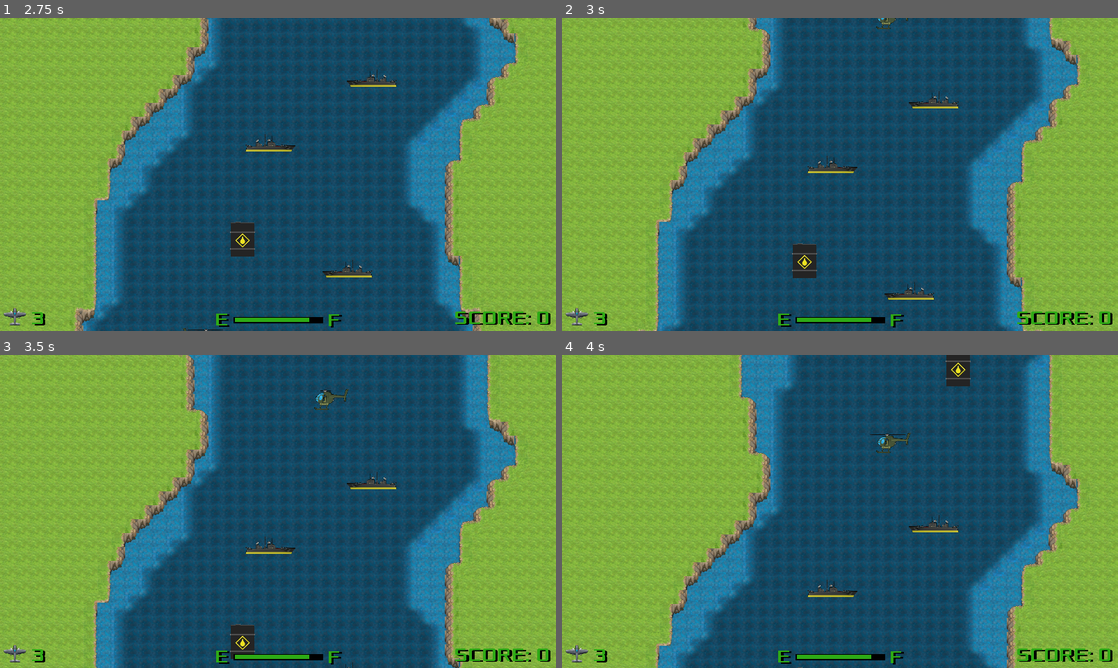
Above: before the commit, frames 1-4 (two rows, left to right).
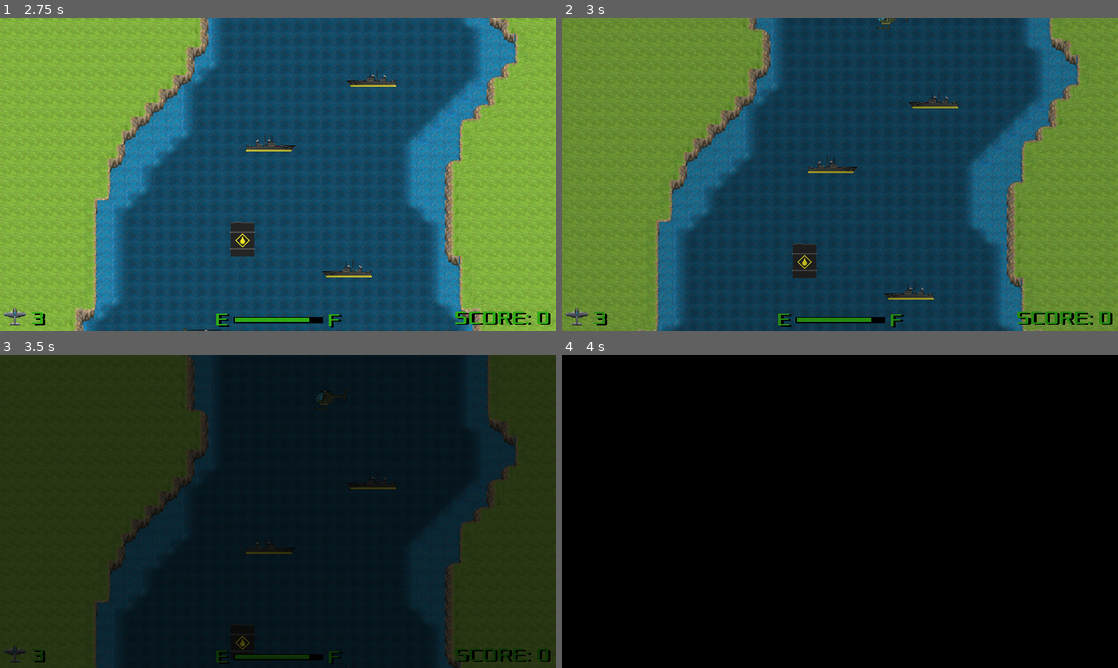
Above: after the commit, the same moments.

Repository: PawelKrywulko/TGW_G-8_Z1
Game: Godot game, scene res://scenes/GameManager.tscn
Two runs of this game, one before a commit and one after it. Both use one fixed random seed, a clock stepped at 60 frames per second and the inputs below.
Inputs (mouse positions are in pixels of both pictures, inside the frame that each line leads up to):
- Up to frame 1 (2.75 s): tap Enter at 0.5 s; move the mouse to (400, 158) at 0.52 s; hold Right (ui_right) 0.53-1.28 s; hold Space (interact) 0.53-1.28 s; move the mouse to (166, 190) at 1.27 s; hold Down (ui_down) 1.28-2.03 s; tap Space (interact) at 1.35 s; move the mouse to (333, 105) at 2.02 s; hold Right (ui_right) from 2.03 s (still down); hold Space (interact) from 2.03 s (still down)
- Up to frame 2 (3 s): move the mouse to (812, 237) at 2.77 s; release Right (ui_right) at 2.78 s; release Space (interact) at 2.78 s; hold Up (ui_up) from 2.78 s (still down); tap Space (interact) at 2.85 s
- Up to frame 3 (3.5 s): keep holding Up (ui_up)
- Up to frame 4 (4 s): move the mouse to (1006, 558) at 3.52 s; release Up (ui_up) at 3.53 s; hold Left (ui_left) from 3.53 s (still down); hold Space (interact) from 3.53 s (still down)

Frame 1 is identical in both runs. In frame 2, 50% of the frame differs, in the area x 0-100%, y 0-100%; in frame 3, 100%; in frame 4, 100%.
Error in both runs: Trying to assign value of type 'ProgressBar' to a variable of type 'Label'. (res://scripts/HUD.gd:6)

Commit message:
Fix pause mode

Diff:
--- a/River Raid/scenes/GameManager.tscn
+++ b/River Raid/scenes/GameManager.tscn
@@ -1,80 +1,21 @@
-[gd_scene load_steps=22 format=2]
+[gd_scene load_steps=17 format=2]
 
 [ext_resource path="res://scripts/GameManager.gd" type="Script" id=1]
 [ext_resource path="res://scenes/HUD.tscn" type="PackedScene" id=2]
-[ext_resource path="res://graphics/quad.png" type="Texture" id=3]
-[ext_resource path="res://scenes/maps/Level0.tscn" type="PackedScene" id=4]
-[ext_resource path="res://scenes/maps/Level1.tscn" type="PackedScene" id=5]
-[ext_resource path="res://scenes/Enemy/Chopper.tscn" type="PackedScene" id=6]
-[ext_resource path="res://scenes/FuelTank.tscn" type="PackedScene" id=7]
-[ext_resource path="res://scenes/Enemy/Ship.tscn" type="PackedScene" id=8]
-[ext_resource path="res://scenes/maps/Level2.tscn" type="PackedScene" id=9]
-[ext_resource path="res://scenes/Enemy/Bridge.tscn" type="PackedScene" id=10]
-[ext_resource path="res://scenes/maps/Level3.tscn" type="PackedScene" id=11]
-[ext_resource path="res://scenes/Enemy/Baloon.tscn" type="PackedScene" id=12]
-[ext_resource path="res://scenes/maps/Level4.tscn" type="PackedScene" id=13]
-[ext_resource path="res://scenes/Enemy/Tank.tscn" type="PackedScene" id=14]
-[ext_resource path="res://scenes/maps/Level5.tscn" type="PackedScene" id=15]
-[ext_resource path="res://scenes/Enemy/Jet.tscn" type="PackedScene" id=16]
-[ext_resource path="res://scenes/Player.tscn" type="PackedScene" id=17]
-
-[sub_resource type="Animation" id=1]
-resource_name = "BlackScreen"
-length = 0.5
-tracks/0/type = "value"
-tracks/0/path = NodePath("Sprite:modulate")
-tracks/0/interp = 1
-tracks/0/loop_wrap = true
-tracks/0/imported = false
-tracks/0/enabled = true
-tracks/0/keys = {
-"times": PoolRealArray( 0, 0.5 ),
-"transitions": PoolRealArray( 1, 1 ),
-"update": 0,
-"values": [ Color( 0, 0, 0, 1 ), Color( 0, 0, 0, 1 ) ]
-}
-
-[sub_resource type="Animation" id=2]
-tracks/0/type = "value"
-tracks/0/path = NodePath("Sprite:modulate")
-tracks/0/interp = 1
-tracks/0/loop_wrap = true
-tracks/0/imported = false
-tracks/0/enabled = true
-tracks/0/keys = {
-"times": PoolRealArray( 0, 1 ),
-"transitions": PoolRealArray( 1, 1 ),
-"update": 0,
-"values": [ Color( 0, 0, 0, 1 ), Color( 0, 0, 0, 0 ) ]
-}
-
-[sub_resource type="Animation" id=3]
-tracks/0/type = "value"
-tracks/0/path = NodePath("Sprite:modulate")
-tracks/0/interp = 1
-tracks/0/loop_wrap = true
-tracks/0/imported = false
-tracks/0/enabled = true
-tracks/0/keys = {
-"times": PoolRealArray( 0, 1 ),
-"transitions": PoolRealArray( 1, 1 ),
-"update": 0,
-"values": [ Color( 0, 0, 0, 0 ), Color( 0, 0, 0, 1 ) ]
-}
-
-[sub_resource type="Animation" id=4]
-tracks/0/type = "value"
-tracks/0/path = NodePath("Sprite:modulate")
-tracks/0/interp = 1
-tracks/0/loop_wrap = true
-tracks/0/imported = false
-tracks/0/enabled = true
-tracks/0/keys = {
-"times": PoolRealArray( 0 ),
-"transitions": PoolRealArray( 1 ),
-"update": 0,
-"values": [ Color( 0, 0, 0, 0 ) ]
-}
+[ext_resource path="res://scenes/maps/Level0.tscn" type="PackedScene" id=3]
+[ext_resource path="res://scenes/maps/Level1.tscn" type="PackedScene" id=4]
+[ext_resource path="res://scenes/Enemy/Chopper.tscn" type="PackedScene" id=5]
+[ext_resource path="res://scenes/FuelTank.tscn" type="PackedScene" id=6]
+[ext_resource path="res://scenes/Enemy/Ship.tscn" type="PackedScene" id=7]
+[ext_resource path="res://scenes/maps/Level2.tscn" type="PackedScene" id=8]
+[ext_resource path="res://scenes/Enemy/Bridge.tscn" type="PackedScene" id=9]
+[ext_resource path="res://scenes/maps/Level3.tscn" type="PackedScene" id=10]
+[ext_resource path="res://scenes/Enemy/Baloon.tscn" type="PackedScene" id=11]
+[ext_resource path="res://scenes/maps/Level4.tscn" type="PackedScene" id=12]
+[ext_resource path="res://scenes/Enemy/Tank.tscn" type="PackedScene" id=13]
+[ext_resource path="res://scenes/maps/Level5.tscn" type="PackedScene" id=14]
+[ext_resource path="res://scenes/Enemy/Jet.tscn" type="PackedScene" id=15]
+[ext_resource path="res://scenes/Player.tscn" type="PackedScene" id=16]
 
 [node name="GameManager" type="Node2D"]
 position = Vector2( -1, 0 )
@@ -90,36 +31,22 @@
 
 [node name="HUD" parent="." instance=ExtResource( 2 )]
 
-[node name="Fader" type="Node" parent="HUD"]
-
-[node name="Sprite" type="Sprite" parent="HUD/Fader"]
-modulate = Color( 0, 0, 0, 0 )
-position = Vector2( 962.051, 537.35 )
-scale = Vector2( 10, 6 )
-texture = ExtResource( 3 )
-
-[node name="AnimationPlayer" type="AnimationPlayer" parent="HUD/Fader"]
-anims/BlackScreen = SubResource( 1 )
-anims/FadeIn = SubResource( 2 )
-anims/FadeOut = SubResource( 3 )
-anims/Idle = SubResource( 4 )
-
 [node name="Levels" type="Node" parent="."]
 
-[node name="Level0" parent="Levels" instance=ExtResource( 4 )]
+[node name="Level0" parent="Levels" instance=ExtResource( 3 )]
 position = Vector2( 0, 810 )
 
-[node name="Level1" parent="Levels" instance=ExtResource( 5 )]
+[node name="Level1" parent="Levels" instance=ExtResource( 4 )]
 editor/display_folded = true
 position = Vector2( -1, -4949 )
 
-[node name="Chopper7" parent="Levels/Level1" instance=ExtResource( 6 )]
+[node name="Chopper7" parent="Levels/Level1" instance=ExtResource( 5 )]
 position = Vector2( 858.818, 339.532 )
 is_static = true
 distance_to_player = 500.0
 speed = 100
 
-[node name="Chopper6" parent="Levels/Level1" instance=ExtResource( 6 )]
+[node name="Chopper6" parent="Levels/Level1" instance=ExtResource( 5 )]
 position = Vector2( 1058.54, 183.957 )
 scale = Vector2( -1, 1 )
 is_static = true
@@ -370,86 +297,74 @@
 speed = 120
 exlosion_number = 10
 
-[node name="Ship2" parent="Levels/Level2" instance=ExtResource( 8 )]
+[node name="Ship2" parent="Levels/Level2" instance=ExtResource( 7 )]
 position = Vector2( 643.809, 4935.88 )
 is_static = true
 distance_to_player = 500.0
 speed = 120
 exlosion_number = 10
 
-[node name="Ship" parent="Levels/Level2" instance=ExtResource( 8 )]
+[node name="Ship" parent="Levels/Level2" instance=ExtResource( 7 )]
 position = Vector2( 798.364, 5313.98 )
 is_static = false
 distance_to_player = 250.0
 speed = 120
 exlosion_number = 10
 
-[node name="FuelTank7" parent="Levels/Level2" instance=ExtResource( 7 )]
+[node name="FuelTank7" parent="Levels/Level2" instance=ExtResource( 6 )]
 position = Vector2( 1612.26, 1288.76 )
 
-[node name="FuelTank6" parent="Levels/Level2" instance=ExtResource( 7 )]
+[node name="FuelTank6" parent="Levels/Level2" instance=ExtResource( 6 )]
 position = Vector2( 493.036, 908.095 )
 
-[node name="FuelTank5" parent="Levels/Level2" instance=ExtResource( 7 )]
+[node name="FuelTank5" parent="Levels/Level2" instance=ExtResource( 6 )]
 position = Vector2( 763.08, 2694.29 )
 
-[node name="FuelTank4" parent="Levels/Level2" instance=ExtResource( 7 )]
+[node name="FuelTank4" parent="Levels/Level2" instance=ExtResource( 6 )]
 position = Vector2( 1322.69, 2329.89 )
 
-[node name="FuelTank3" parent="Levels/Level2" instance=ExtResource( 7 )]
+[node name="FuelTank3" parent="Levels/Level2" instance=ExtResource( 6 )]
 position = Vector2( 660.538, 3930.96 )
 
-[node name="FuelTank2" parent="Levels/Level2" instance=ExtResource( 7 )]
+[node name="FuelTank2" parent="Levels/Level2" instance=ExtResource( 6 )]
 position = Vector2( 1323.36, 3557.24 )
 
-[node name="FuelTank" parent="Levels/Level2" instance=ExtResource( 7 )]
+[node name="FuelTank" parent="Levels/Level2" instance=ExtResource( 6 )]
 position = Vector2( 1425.35, 4522.2 )
 
-[node name="Level3" parent="Levels" instance=ExtResource( 11 )]
+[node name="Level3" parent="Levels" instance=ExtResource( 10 )]
 editor/display_folded = true
 position = Vector2( 0, -16469 )
 
-[node name="Baloon4" parent="Levels/Level3" instance=ExtResource( 12 )]
+[node name="Baloon4" parent="Levels/Level3" instance=ExtResource( 11 )]
 position = Vector2( 882.995, 1580.98 )
 scale = Vector2( -1, 1 )
-is_static = false
 distance_to_player = 800.0
 choose_direction = "left"
-speed = 100
-exlosion_number = 10
-
-[node name="Baloon3" parent="Levels/Level3" instance=ExtResource( 12 )]
+
+[node name="Baloon3" parent="Levels/Level3" instance=ExtResource( 11 )]
 position = Vector2( 1274.25, 2556.48 )
 scale = Vector2( -1, 1 )
-is_static = false
-distance_to_player = 1000.0
-choose_direction = "left"
-speed = 100
-exlosion_number = 10
-
-[node name="Baloon2" parent="Levels/Level3" instance=ExtResource( 12 )]
+distance_to_player = 1000.0
+choose_direction = "left"
+
+[node name="Baloon2" parent="Levels/Level3" instance=ExtResource( 11 )]
 position = Vector2( 751.366, 3381.15 )
-is_static = false
-distance_to_player = 700.0
-speed = 100
-exlosion_number = 10
-
-[node name="Baloon" parent="Levels/Level3" instance=ExtResource( 12 )]
+distance_to_player = 700.0
+
+[node name="Baloon" parent="Levels/Level3" instance=ExtResource( 11 )]
 position = Vector2( 988.99, 5319.89 )
 scale = Vector2( -1, 1 )
-is_static = false
-distance_to_player = 700.0
-choose_direction = "left"
-speed = 100
-exlosion_number = 10
-
-[node name="Chopper4" parent="Levels/Level3" instance=ExtResource( 6 )]
+distance_to_player = 700.0
+choose_direction = "left"
+
+[node name="Chopper4" parent="Levels/Level3" instance=ExtResource( 5 )]
 position = Vector2( 891.404, 193.417 )
 is_static = false
 distance_to_player = 700.0
 speed = 200
 
-[node name="Chopper3" parent="Levels/Level3" instance=ExtResource( 6 )]
+[node name="Chopper3" parent="Levels/Level3" instance=ExtResource( 5 )]
 position = Vector2( 819.924, 874.584 )
 scale = Vector2( -1, 1 )
 is_static = false
@@ -517,70 +432,64 @@
 speed = 120
 exlosion_number = 10
 
-[node name="FuelTank6" parent="Levels/Level3" instance=ExtResource( 7 )]
+[node name="FuelTank6" parent="Levels/Level3" instance=ExtResource( 6 )]
 position = Vector2( 717.302, 675.232 )
 
-[node name="FuelTank5" parent="Levels/Level3" instance=ExtResource( 7 )]
+[node name="FuelTank5" parent="Levels/Level3" instance=ExtResource( 6 )]
 position = Vector2( 1008.9, 1214.49 )
 
-[node name="FuelTank4" parent="Levels/Level3" instance=ExtResource( 7 )]
+[node name="FuelTank4" parent="Levels/Level3" instance=ExtResource( 6 )]
 position = Vector2( 1228.71, 3738.88 )
 
-[node name="FuelTank3" parent="Levels/Level3" instance=ExtResource( 7 )]
+[node name="FuelTank3" parent="Levels/Level3" instance=ExtResource( 6 )]
 position = Vector2( 1339.41, 2405.48 )
 
-[node name="FuelTank2" parent="Levels/Level3" instance=ExtResource( 7 )]
+[node name="FuelTank2" parent="Levels/Level3" instance=ExtResource( 6 )]
 position = Vector2( 583.108, 4113.87 )
 
-[node name="FuelTank" parent="Levels/Level3" instance=ExtResource( 7 )]
+[node name="FuelTank" parent="Levels/Level3" instance=ExtResource( 6 )]
 position = Vector2( 1195.28, 5047.21 )
 
-[node name="Bridge" parent="Levels/Level3" instance=ExtResource( 10 )]
+[node name="Bridge" parent="Levels/Level3" instance=ExtResource( 9 )]
 position = Vector2( 946.684, 5761.81 )
 
-[node name="Level4" parent="Levels" instance=ExtResource( 13 )]
+[node name="Level4" parent="Levels" instance=ExtResource( 12 )]
 editor/display_folded = true
 position = Vector2( 0, -22229 )
 
-[node name="Baloon2" parent="Levels/Level4" instance=ExtResource( 12 )]
+[node name="Baloon2" parent="Levels/Level4" instance=ExtResource( 11 )]
 position = Vector2( 195.73, 2456.62 )
 scale = Vector2( -1, 1 )
 is_static = true
-distance_to_player = 500.0
-choose_direction = "left"
-speed = 100
-exlosion_number = 10
-
-[node name="Baloon" parent="Levels/Level4" instance=ExtResource( 12 )]
+choose_direction = "left"
+
+[node name="Baloon" parent="Levels/Level4" instance=ExtResource( 11 )]
 position = Vector2( 912.018, 5532.95 )
-is_static = false
-distance_to_player = 700.0
-speed = 100
-exlosion_number = 10
-
-[node name="FuelTank5" parent="Levels/Level4" instance=ExtResource( 7 )]
+distance_to_player = 700.0
+
+[node name="FuelTank5" parent="Levels/Level4" instance=ExtResource( 6 )]
 position = Vector2( 371.179, 1205.5 )
 
-[node name="FuelTank4" parent="Levels/Level4" instance=ExtResource( 7 )]
+[node name="FuelTank4" parent="Levels/Level4" instance=ExtResource( 6 )]
 position = Vector2( 788.604, 1639.7 )
 
-[node name="FuelTank3" parent="Levels/Level4" instance=ExtResource( 7 )]
+[node name="FuelTank3" parent="Levels/Level4" instance=ExtResource( 6 )]
 position = Vector2( 1340.44, 2876.2 )
 
-[node name="FuelTank2" parent="Levels/Level4" instance=ExtResource( 7 )]
+[node name="FuelTank2" parent="Levels/Level4" instance=ExtResource( 6 )]
 position = Vector2( 1585.57, 4225.81 )
 
-[node name="FuelTank" parent="Levels/Level4" instance=ExtResource( 7 )]
+[node name="FuelTank" parent="Levels/Level4" instance=ExtResource( 6 )]
 position = Vector2( 303.186, 4877.4 )
 
-[node name="Tank2" parent="Levels/Level4" instance=ExtResource( 14 )]
+[node name="Tank2" parent="Levels/Level4" instance=ExtResource( 13 )]
 position = Vector2( 725.871, 2421.04 )
 is_static = false
 distance_to_player = 1500.0
 speed = 100
 exlosion_number = 10
 
-[node name="Tank" parent="Levels/Level4" instance=ExtResource( 14 )]
+[node name="Tank" parent="Levels/Level4" instance=ExtResource( 13 )]
 position = Vector2( 778.983, 3616.07 )
 scale = Vector2( -1, 1 )
 is_static = false
@@ -654,53 +563,47 @@
 speed = 120
 exlosion_number = 10
 
-[node name="Ship2" parent="Levels/Level4" instance=ExtResource( 8 )]
+[node name="Ship2" parent="Levels/Level4" instance=ExtResource( 7 )]
 position = Vector2( 327.527, 4076.38 )
 is_static = true
 distance_to_player = 500.0
 speed = 100
 exlosion_number = 10
 
-[node name="Ship" parent="Levels/Level4" instance=ExtResource( 8 )]
+[node name="Ship" parent="Levels/Level4" instance=ExtResource( 7 )]
 position = Vector2( 264.827, 4453.01 )
 is_static = true
 distance_to_player = 500.0
 speed = 100
 exlosion_number = 10
 
-[node name="Bridge" parent="Levels/Level4" instance=ExtResource( 10 )]
+[node name="Bridge" parent="Levels/Level4" instance=ExtResource( 9 )]
 position = Vector2( 964.889, 5758.21 )
 
-[node name="Level5" parent="Levels" instance=ExtResource( 15 )]
+[node name="Level5" parent="Levels" instance=ExtResource( 14 )]
 editor/display_folded = true
 position = Vector2( 0, -27989 )
 
-[node name="FuelTank3" parent="Levels/Level5" instance=ExtResource( 7 )]
+[node name="FuelTank3" parent="Levels/Level5" instance=ExtResource( 6 )]
 position = Vector2( 135.312, 1952.61 )
 
-[node name="FuelTank2" parent="Levels/Level5" instance=ExtResource( 7 )]
+[node name="FuelTank2" parent="Levels/Level5" instance=ExtResource( 6 )]
 position = Vector2( 1784.96, 2925.28 )
 
-[node name="FuelTank" parent="Levels/Level5" instance=ExtResource( 7 )]
+[node name="FuelTank" parent="Levels/Level5" instance=ExtResource( 6 )]
 position = Vector2( 961.456, 5549.57 )
 
-[node name="Baloon2" parent="Levels/Level5" instance=ExtResource( 12 )]
+[node name="Baloon2" parent="Levels/Level5" instance=ExtResource( 11 )]
 position = Vector2( 1338.39, 1665.21 )
 scale = Vector2( -1, 1 )
-is_static = false
 distance_to_player = 1500.0
 choose_direction = "left"
-speed = 100
-exlosion_number = 10
-
-[node name="Baloon" parent="Levels/Level5" instance=ExtResource( 12 )]
+
+[node name="Baloon" parent="Levels/Level5" instance=ExtResource( 11 )]
 position = Vector2( 390.817, 3268.1 )
-is_static = false
 distance_to_player = 800.0
-speed = 100
-exlosion_number = 10
-
-[node name="Ship5" parent="Levels/Level5" instance=ExtResource( 8 )]
+
+[node name="Ship5" parent="Levels/Level5" instance=ExtResource( 7 )]
 position = Vector2( 1396.95, 3490.59 )
 scale = Vector2( -1, 1 )
 is_static = false
@@ -747,33 +650,35 @@
 choose_direction = "left"
 speed = 200
 
-[node name="Chopper" parent="Levels/Level5" instance=ExtResource( 6 )]
+[node name="Chopper" parent="Levels/Level5" instance=ExtResource( 5 )]
 position = Vector2( 308.998, 1720.56 )
 is_static = false
 distance_to_player = 900.0
 speed = 200
 
-[node name="Jet2" parent="Levels/Level5" instance=ExtResource( 16 )]
+[node name="Jet2" parent="Levels/Level5" instance=ExtResource( 15 )]
 position = Vector2( 1832.92, 189.613 )
 scale = Vector2( -1, 1 )
+is_static = false
 distance_to_player = 2000.0
 choose_direction = "left"
 
-[node name="Jet" parent="Levels/Level5" instance=ExtResource( 16 )]
+[node name="Jet" parent="Levels/Level5" instance=ExtResource( 15 )]
 position = Vector2( 35.1133, 2542.21 )
+is_static = false
 distance_to_player = 2000.0
 
-[node name="Tank" parent="Levels/Level5" instance=ExtResource( 14 )]
+[node name="Tank" parent="Levels/Level5" instance=ExtResource( 13 )]
 position = Vector2( 1060.42, 695.246 )
 is_static = false
 distance_to_player = 1200.0
 speed = 100
 exlosion_number = 10
 
-[node name="Bridge" parent="Levels/Level5" instance=ExtResource( 10 )]
+[node name="Bridge" parent="Levels/Level5" instance=ExtResource( 9 )]
 position = Vector2( 942.198, 5779 )
 
-[node name="Player" parent="." instance=ExtResource( 17 )]
+[node name="Player" parent="." instance=ExtResource( 16 )]
 editor/display_folded = true
 scale = Vector2( 0.75, 0.75 )
 base_speed = 220.0
--- a/River Raid/scenes/Global.tscn
+++ b/River Raid/scenes/Global.tscn
@@ -50,8 +50,7 @@
 "values": [ Color( 0, 0, 0, 0 ), Color( 0, 0, 0, 1 ) ]
 }
 
-[sub_resource type="Animation" id=1]
-resource_name = "Idle"
+[sub_resource type="Animation" id=4]
 tracks/0/type = "value"
 tracks/0/path = NodePath("Sprite:modulate")
 tracks/0/interp = 1
@@ -76,6 +75,7 @@
 bus = "SFX"
 
 [node name="Fader" type="CanvasLayer" parent="."]
+pause_mode = 1
 layer = 2
 
 [node name="Sprite" type="Sprite" parent="Fader"]
@@ -85,7 +85,7 @@
 texture = ExtResource( 3 )
 
 [node name="AnimationPlayer" type="AnimationPlayer" parent="Fader"]
-anims/BlackScreen = SubResource( 2 )
-anims/FadeIn = SubResource( 3 )
-anims/FadeOut = SubResource( 4 )
-anims/Idle = SubResource( 1 )
+anims/BlackScreen = SubResource( 1 )
+anims/FadeIn = SubResource( 2 )
+anims/FadeOut = SubResource( 3 )
+anims/Idle = SubResource( 4 )
--- a/River Raid/scripts/GameManager.gd
+++ b/River Raid/scripts/GameManager.gd
@@ -38,13 +38,15 @@
 	fade_anim_played = false
 	player.hide()
 	while true:
-		auto_move()
+		if can_process():
+			auto_move()
 		yield(get_tree(),"idle_frame")
 		#black screen animation fade in and out
 		if player.position.y <= max_prestart_position_y + fade_anim_offset && !fade_anim_played:
 			fade_anim_played = true
-			emit_signal("fade")
+			Global.fade_out()
 		if player.position.y <= max_prestart_position_y:
+			Global.fade_in()
 			reset_game()
 			break
 
@@ -57,7 +59,8 @@
 	player.position.y = reset_point.y + min_reset_position_y
 
 	while true:
-		auto_move()
+		if can_process():
+			auto_move()
 		yield(get_tree(),"idle_frame")
 		#print(player.position.y)
 		if player.position.y <= reset_point.y:
--- a/River Raid/scripts/HUD.gd
+++ b/River Raid/scripts/HUD.gd
@@ -5,14 +5,12 @@
 onready var lives_panel : Label = $Lives
 onready var fuel_bar : Label = $Fuel
 onready var score_panel : Label= $Score
-onready var fade_anim : AnimationPlayer = $Fader/AnimationPlayer
 
 var bonus_score: int = 10000
 var score: int = 0
 
 func _ready():
 	var game_manager = get_parent()
-	game_manager.connect("fade", self, "_fade")
 
 func _on_score_changed(value):
 	score += value
@@ -32,11 +30,3 @@
 	#po testach trzeba usunac poniższa linijke
 	#score = 0
 	score_panel.text = "SCORE: " + str(score)
-
-func _fade():
-	fade_anim.play("FadeOut")
-	yield(fade_anim,"animation_finished")
-	fade_anim.play("BlackScreen")
-	yield(fade_anim,"animation_finished")
-	fade_anim.play("FadeIn")
-	yield(fade_anim,"animation_finished")
Not shown: 23 places in River Raid/scenes/GameManager.tscn that only renumber resources
Not shown: 3 places in River Raid/scenes/Global.tscn that only renumber resources
